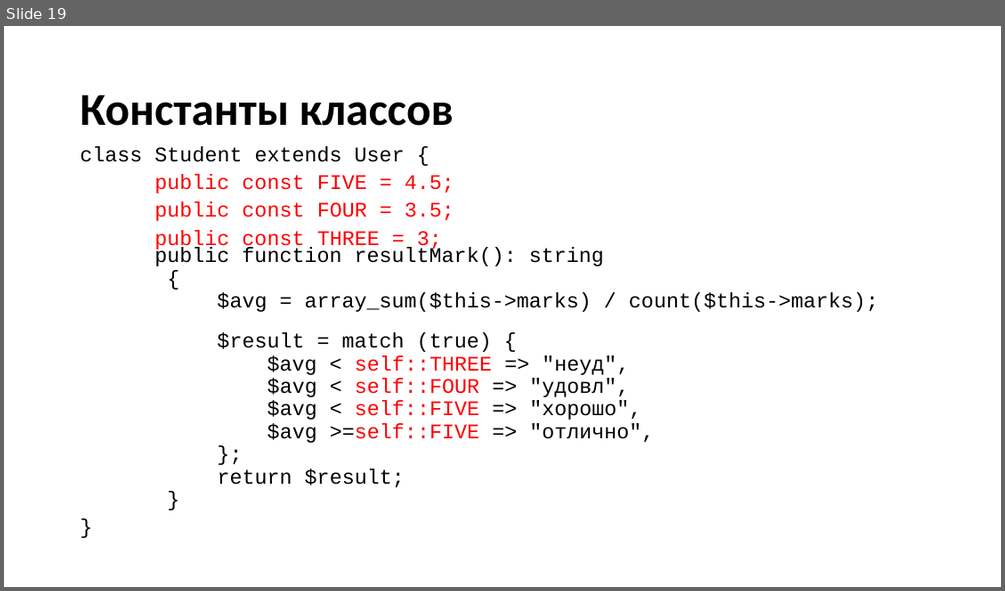
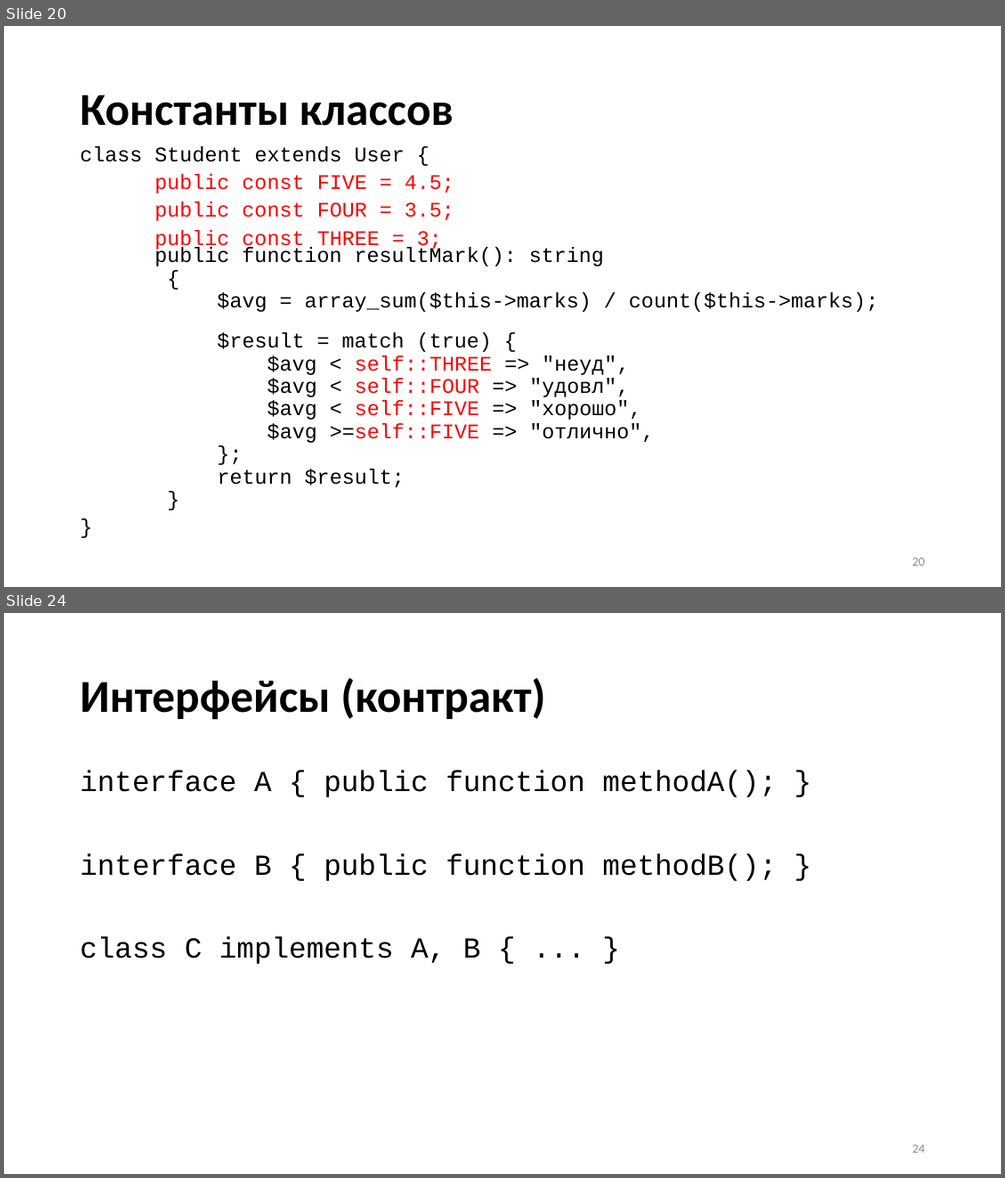
Before and after one commit to neverlaaazy/WebDev-docs, a slide deck: 6 PHP ООП.pptx. Shown one above the other, each under a label of ours: slide 19 before the commit, slides 20 and 24 after it; the slides between them are not shown. The pictures are 1005x591 and 1005x1178 pixels, drawn with LibreOffice and Linux fonts; fonts in the diff are those of the drawing. Boxes give left, top, right and bottom in pixels: in the first picture for what was removed or moved away, otherwise in the second. Text is boxed around its words. In the diff, an @@ line names an element or a change of style, - is before the commit and + after.

```diff
--- a/6 PHP ООП.pptx
+++ b/6 PHP ООП.pptx
@@ slide 24 added at [4, 613, 1001, 1174], background #FFFFFF @@
@@ title added at [80, 678, 545, 720], 44 pt, text #000000, bold @@
+Интерфейсы (контракт)
@@ text added at [80, 770, 777, 964], 28 pt, text #000000 @@
+interface A { public function methodA(); }
+interface B { public function methodB(); }
+class C implements A, B { ... }
@@ page number added at [912, 1144, 924, 1152], 12 pt, text #8C8C8C @@
+24
@@ what was slide 19 is now slide 20 @@
@@ slide 20 changed as well @@
@@ page number added at [912, 557, 924, 565], 12 pt, text #8C8C8C @@
+20
```
Also in this commit, not shown: 18 other slides changed, 7 other slides added.
